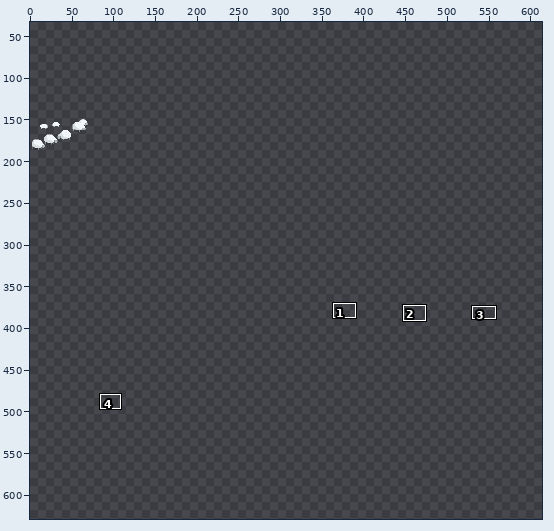
Sprite sheet: assets/images/sheep.png. The picture above shows the old version from afar; the outline marks the close-up.
Close-up. As it was:
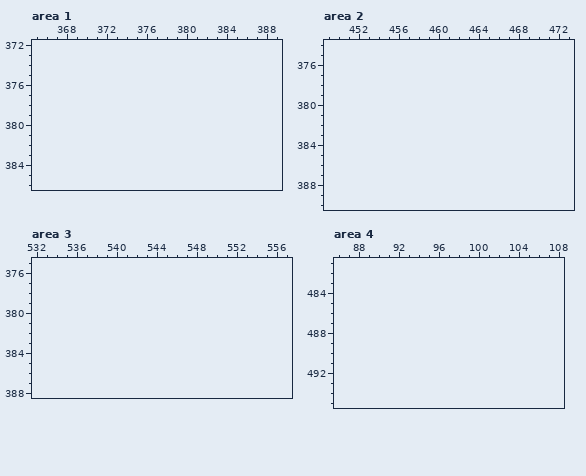
The file is 88x55 pixels. Shown: area 1: x 365..389, y 372..386; area 2: x 449..473, y 374..390; area 3: x 532..557, y 375..388; area 4: x 86..108, y 481..495. The old version is drawn lined up with the new one, on the new canvas. The wide view leaves out empty margins. The commit also changed other parts of the picture, which this record leaves out.
After the commit:
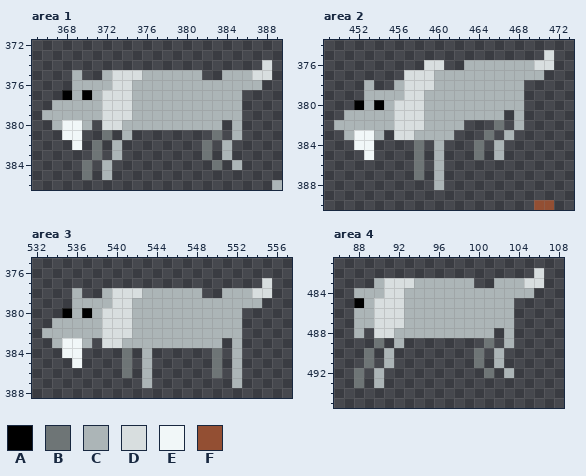
Palette (. is transparent): A #000000  B #6e7576  C #acb5b7  D #d8dedf  E #f1f7f8  F #934f33
Edits made:
canvas 88x55 -> 616x648, the old top-left corner now at 0,142
--- area 1
@@ x 365..389 @@
 373 .........................
-374 .........................
-375 .........................
-376 .........................
-377 .........................
-378 .........................
-379 .........................
-380 .........................
-381 .........................
-382 .........................
-383 .........................
-384 .........................
-385 .........................
-386 .........................
+374 .......................D.
+375 ....C..CDDDCCCCCC..CCCDD.
+376 ....CCCCDDCCCCCCCCCCCCC..
+377 ...ACACDDDCCCCCCCCCCC....
+378 ..CCCCCDDDCCCCCCCCCCC....
+379 .CCCCCCDDDCCCCCCCCCCC....
+380 ..CEEC.DDCCCCCCCCCC.C....
+381 ...EE..B.C........B.C....
+382 ....E.B.C........B.C.....
+383 ......B.C........B.C.....
+384 .....B.C..........B.C....
+385 .....B.C.................
+386 ........................C
--- area 2
@@ x 449..473 @@
 374 .........................
-375 .........................
-376 .........................
-377 .........................
-378 .........................
-379 .........................
-380 .........................
-381 .........................
-382 .........................
-383 .........................
-384 .........................
-385 .........................
-386 .........................
-387 .........................
-388 .........................
+375 ......................D..
+376 ..........DD..CCCCCCCDD..
+377 ........DDDCCCCCCCCCCC...
+378 ....C..CDDDCCCCCCCCC.....
+379 ....CCCCDDCCCCCCCCCC.....
+380 ...ACACDDDCCCCCCCCCC.....
+381 ..CCCCCDDDCCCCCCCC.C.....
+382 .CCCCCCDDDCCCC...B.C.....
+383 ..CEEC.DDCCCC...B.C......
+384 ...EE....B.C...B.C.......
+385 ....E....B.C...B.C.......
+386 .........B.C.............
+387 .........B.C.............
+388 ...........C.............
 389 .........................
-390 .........................
+390 .....................FF..
--- area 3
@@ x 532..557 @@
 376 ..........................
-377 ..........................
-378 ..........................
-379 ..........................
-380 ..........................
-381 ..........................
-382 ..........................
-383 ..........................
-384 ..........................
-385 ..........................
-386 ..........................
-387 ..........................
+377 .......................D..
+378 ....C..CDDDCCCCCC..CCCDD..
+379 ....CCCCDDCCCCCCCCCCCCC...
+380 ...ACACDDDCCCCCCCCCCC.....
+381 ..CCCCCDDDCCCCCCCCCCC.....
+382 .CCCCCCDDDCCCCCCCCCCC.....
+383 ..CEEC.DDCCCCCCCCCC.C.....
+384 ...EE....B.C......B.C.....
+385 ....E....B.C......B.C.....
+386 .........B.C......B.C.....
+387 ...........C........C.....
 388 ..........................
--- area 4
@@ x 86..108 @@
 481 .......................
-482 .......................
-483 .......................
-484 .......................
-485 .......................
-486 .......................
-487 .......................
-488 .......................
-489 .......................
-490 .......................
-491 .......................
-492 .......................
-493 .......................
+482 ....................D..
+483 ....CDDDCCCCCC..CCCDD..
+484 ..CCCDDCCCCCCCCCCCCC...
+485 ..ACDDDCCCCCCCCCCC.....
+486 ..CCDDDCCCCCCCCCCC.....
+487 ..CCDDDCCCCCCCCCCC.....
+488 ..C.DDCCCCCCCCCC.C.....
+489 ....B.C........B.C.....
+490 ...B.C........B.C......
+491 ...B.C........B.C......
+492 ..B.C..........B.C.....
+493 ..B.C..................
 494 .......................
